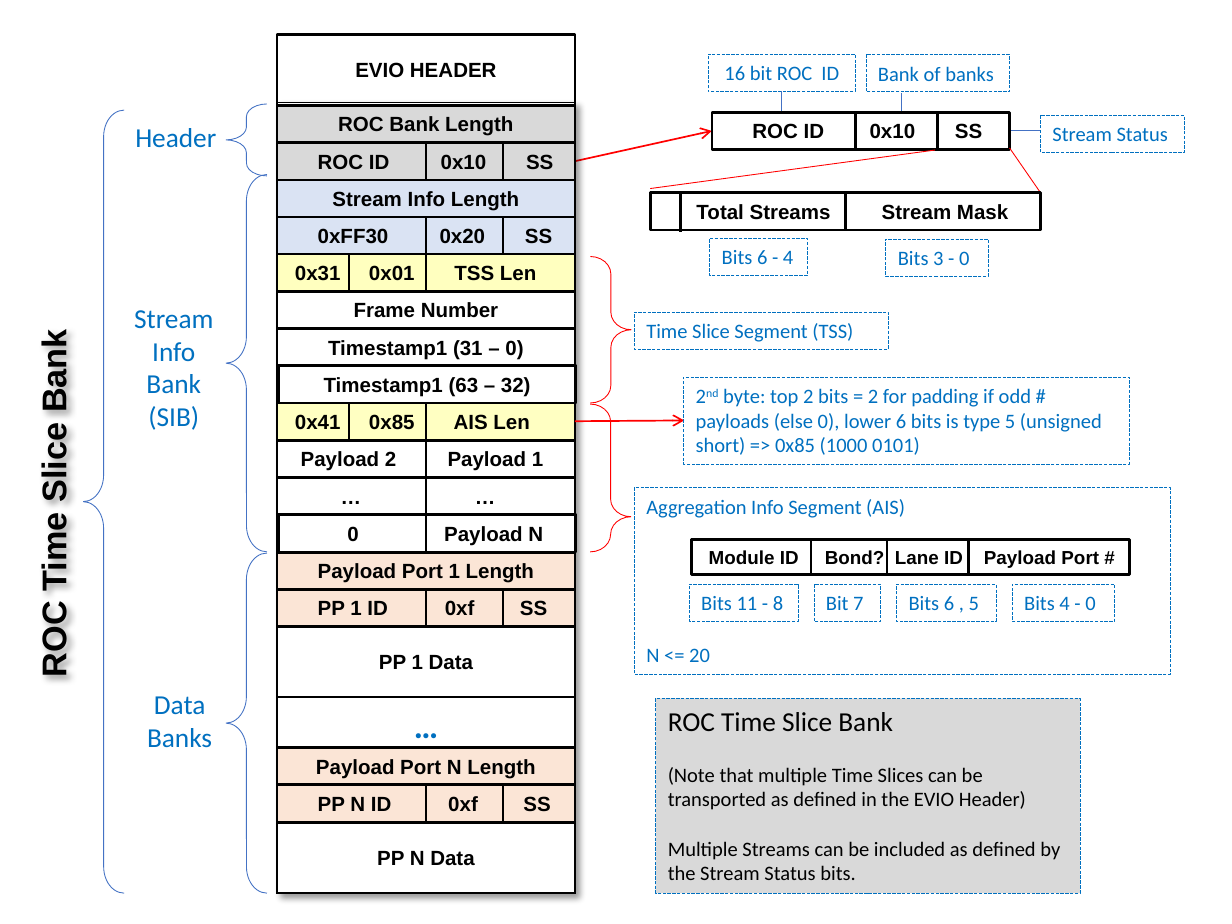
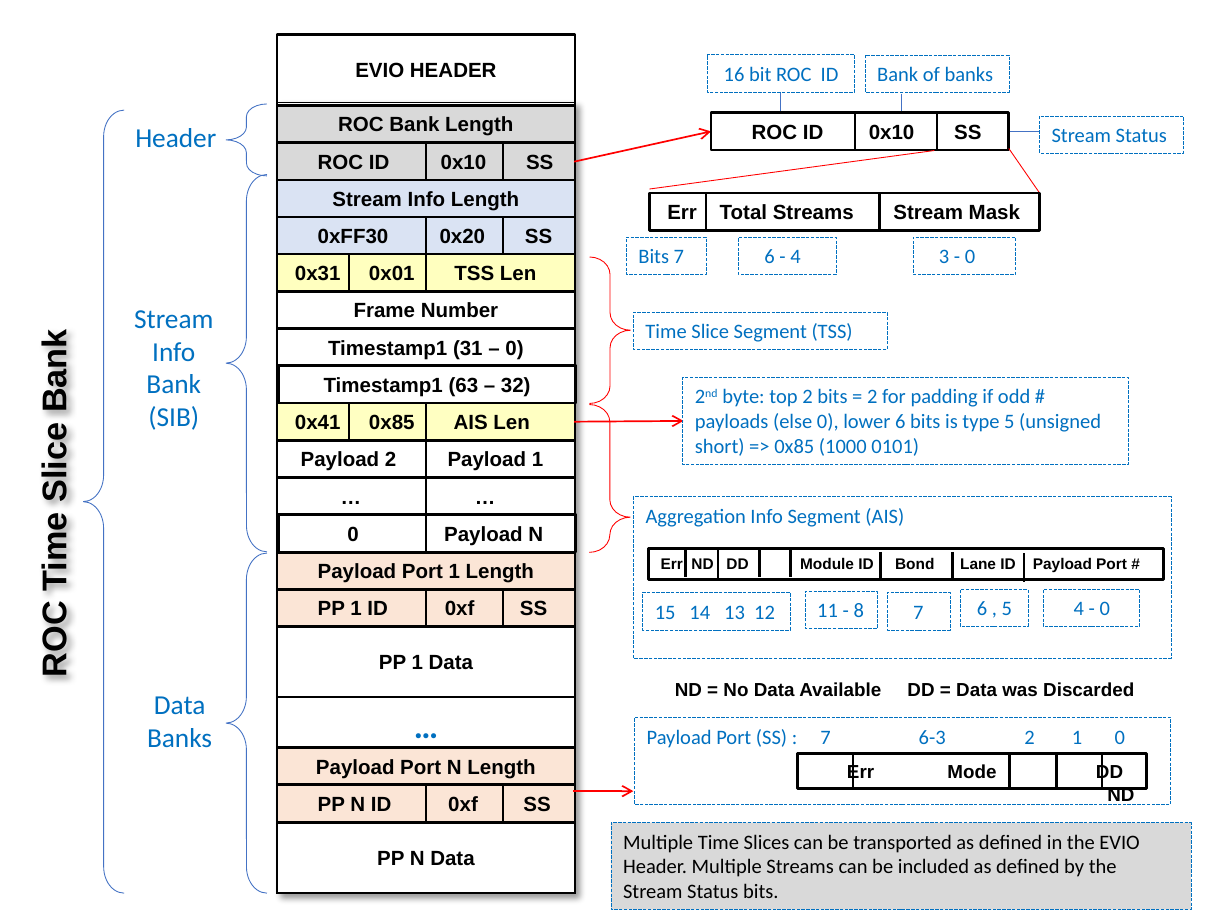
Before and after one commit to JeffersonLab/emu, a slide deck: slide 1 of doc/Streaming.pptx. Drawn at 1232x924 pixels with LibreOffice and Linux fonts; fonts in the diff are those of the drawing. Boxes give left, top, right and bottom in pixels: in the first picture for what was removed or moved away, otherwise in the second. Text is boxed around its words. In the diff, an @@ line names an element or a change of style, - is before the commit and + after.

```diff
--- a/doc/Streaming.pptx
+++ b/doc/Streaming.pptx
@@ text in rectangle at <box>667,204,1020,220</box>: text changed @@
-Total Streams Stream Mask
+Err Total Streams Stream Mask
@@ line moved from (680, 195) - (680, 232) to (706, 193) - (706, 230) @@
@@ line moved from (845, 192) - (845, 230) to (880, 193) - (880, 230) @@
@@ rectangle added at <box>626,237,706,274</box>, outline #0070C0 0.25 pt dashed, 12 pt, text #0070C0 @@
+Bits 7
@@ rectangle "6 - 4": place and size @@
-rectangle "6 - 4" at <box>710,238,807,275</box>
+rectangle "6 - 4" at <box>738,237,835,274</box>
@@ rectangle "3 - 0": place and size @@
-rectangle "3 - 0" at <box>886,239,988,276</box>
+rectangle "3 - 0" at <box>913,237,1015,274</box>
@@ text in rectangle at <box>764,249,800,263</box>: text changed @@
-Bits 6 - 4
+6 - 4
@@ text in rectangle at <box>939,249,975,263</box>: text changed @@
-Bits 3 - 0
+3 - 0
@@ text in rectangle at <box>633,496,1170,658</box>: paragraph removed @@
-N <= 20
@@ rectangle "Aggregation Info Segment (AIS)": place and size @@
-rectangle "Aggregation Info Segment (AIS)" at <box>634,488,1170,674</box>
+rectangle "Aggregation Info Segment (AIS)" at <box>633,496,1170,658</box>
@@ rectangle "Err ND DD Module ID ...": place and size @@
-rectangle "Err ND DD Module ID ..." at <box>691,540,1130,575</box>
+rectangle "Err ND DD Module ID ..." at <box>648,548,1163,579</box>
@@ text in rectangle at <box>661,557,1127,573</box>: text changed; size 11 to 9 pt @@
-Module ID Bond? Lane ID Payload Port #
+Err ND DD Module ID Bond Lane ID Payload Port #
@@ line moved from (811, 540) - (811, 574) to (791, 548) - (791, 578) @@
@@ line moved from (887, 540) - (887, 574) to (881, 552) - (881, 582) @@
@@ line moved from (968, 540) - (968, 574) to (952, 552) - (952, 582) @@
@@ group added at <box>643,548,1024,630</box>: 4 lines, 1 rectangle @@
+15 14 13 12
@@ rectangle "11 - 8": place and size @@
-rectangle "11 - 8" at <box>689,584,797,621</box>
+rectangle "11 - 8" at <box>806,591,877,628</box>
@@ rectangle "7": place and size @@
-rectangle "7" at <box>814,584,881,621</box>
+rectangle "7" at <box>887,593,950,630</box>
@@ rectangle "6 , 5": place and size @@
-rectangle "6 , 5" at <box>897,584,997,621</box>
+rectangle "6 , 5" at <box>960,589,1027,626</box>
@@ rectangle "6 , 5" at <box>960,589,1027,626</box>: fill none to #FFFFFF @@
@@ rectangle "4 - 0": place and size @@
-rectangle "4 - 0" at <box>1011,584,1114,621</box>
+rectangle "4 - 0" at <box>1044,589,1140,626</box>
@@ text in rectangle at <box>817,603,864,617</box>: text changed @@
-Bits 11 - 8
+11 - 8
@@ text in rectangle at <box>913,606,923,619</box>: text changed @@
-Bit 7
+7
@@ text in rectangle at <box>977,601,1012,615</box>: text changed @@
-Bits 6 , 5
+6 , 5
@@ text in rectangle at <box>1074,601,1110,615</box>: text changed @@
-Bits 4 - 0
+4 - 0
@@ text added at <box>675,682,1134,697</box>, 11 pt, text #000000, bold @@
+ND = No Data Available DD = Data was Discarded
@@ group added at <box>634,717,1170,804</box>: 4 lines, 2 rectangles @@
+Payload Port (SS) : 7 6-3 2 1 0
+Err Mode DD ND
@@ arrow added from (573, 791) to (633, 791), #FF0000 1 pt @@
@@ rectangle "Multiple Time Slices can be ...": place and size @@
-rectangle "Multiple Time Slices can be ..." at <box>655,699,1079,893</box>
+rectangle "Multiple Time Slices can be ..." at <box>611,823,1191,910</box>
@@ text in rectangle at <box>623,834,1139,898</box>: text changed @@
-ROC Time Slice Bank
-(Note that multiple Time Slices can be transported as defined in the EVIO Header)
-Multiple Streams can be included as defined by the Stream Status bits.
+Multiple Time Slices can be transported as defined in the EVIO Header. Multiple Streams can be included as defined by the Stream Status bits.
```
Also in this commit, not shown: 1 other slide changed, 1 other file.
